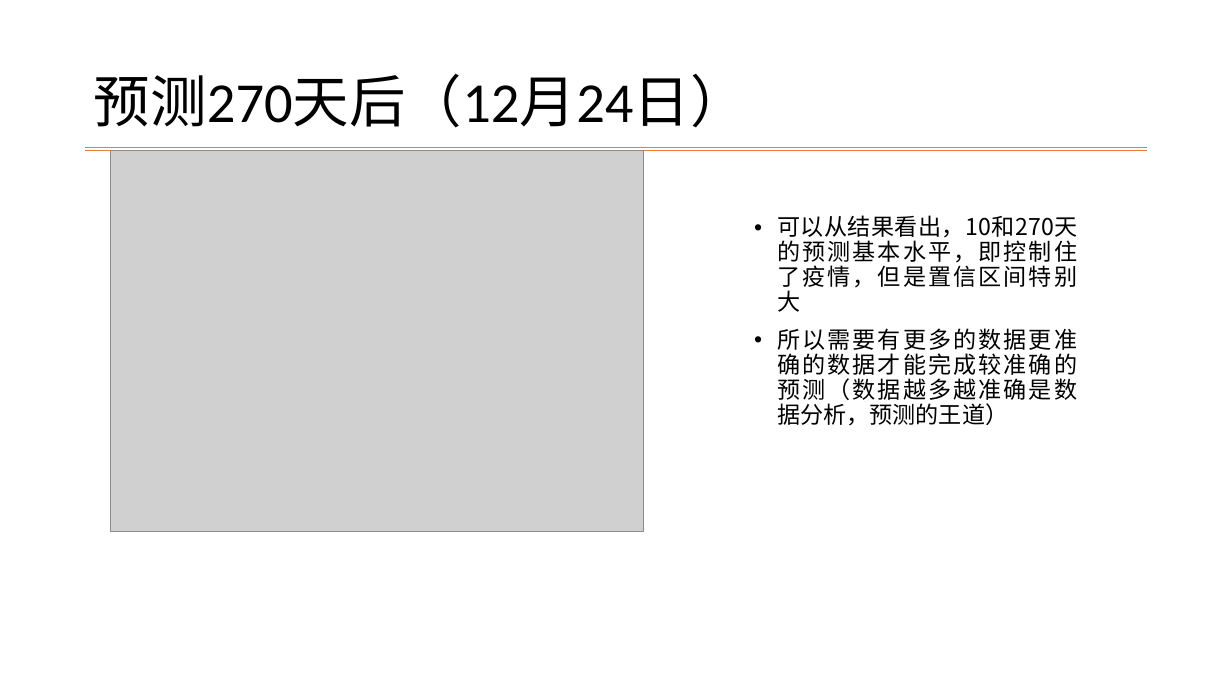
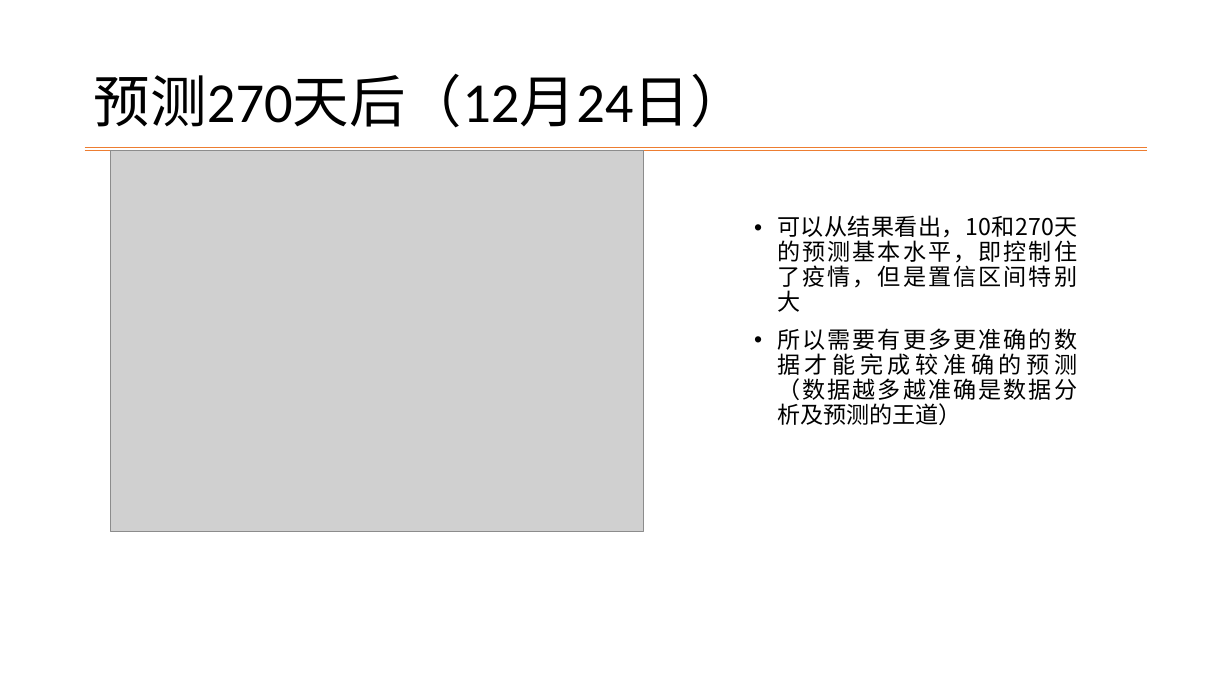
Before and after one commit to 54549877777/ESE5023_Assignments, a slide deck: slide 26 of Final Project/Final_Project_Pre_Jianghao.pptx (slide 25 before the commit). Drawn at 1232x693 pixels with LibreOffice and Linux fonts; fonts in the diff are those of the drawing; grey boxes stand for pictures; background and template pictures are left out. Boxes give left, top, right and bottom in pixels: in the first picture for what was removed or moved away, otherwise in the second. Text is boxed around its words. In the diff, an @@ line names an element or a change of style, - is before the commit and + after.

```diff
--- a/Final Project/Final_Project_Pre_Jianghao.pptx
+++ b/Final Project/Final_Project_Pre_Jianghao.pptx
@@ text at (x1=777, y1=328, x2=1077, y2=425): text changed @@
-• 所以需要有更多的数据更准确的数据才能完成较准确的预测（数据越多越准确是数据分析，预测的王道）
+• 所以需要有更多更准确的数据才能完成较准确的预测（数据越多越准确是数据分析及预测的王道）
```
Also in this commit, not shown: 1 other slide changed, 1 slide added, 2 other files.
